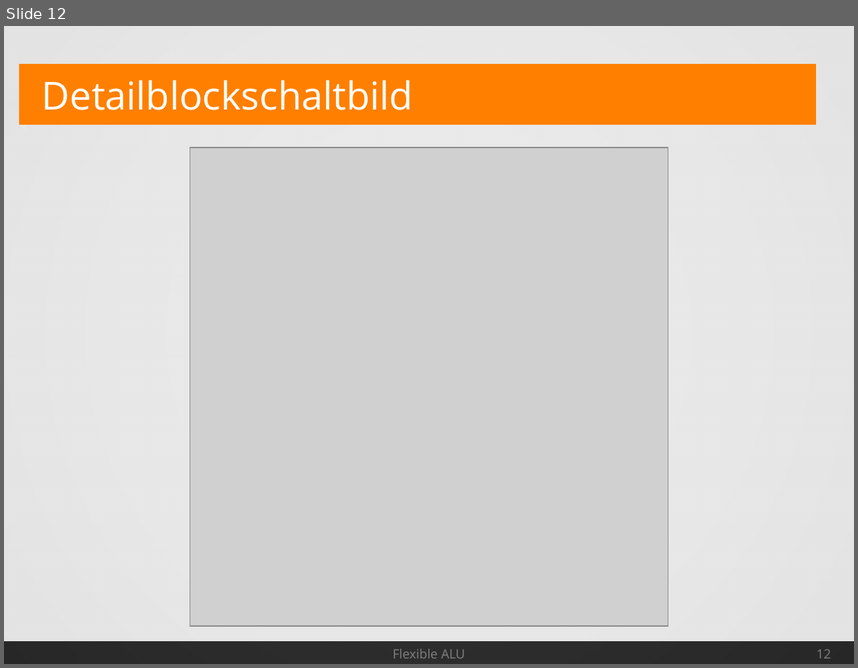
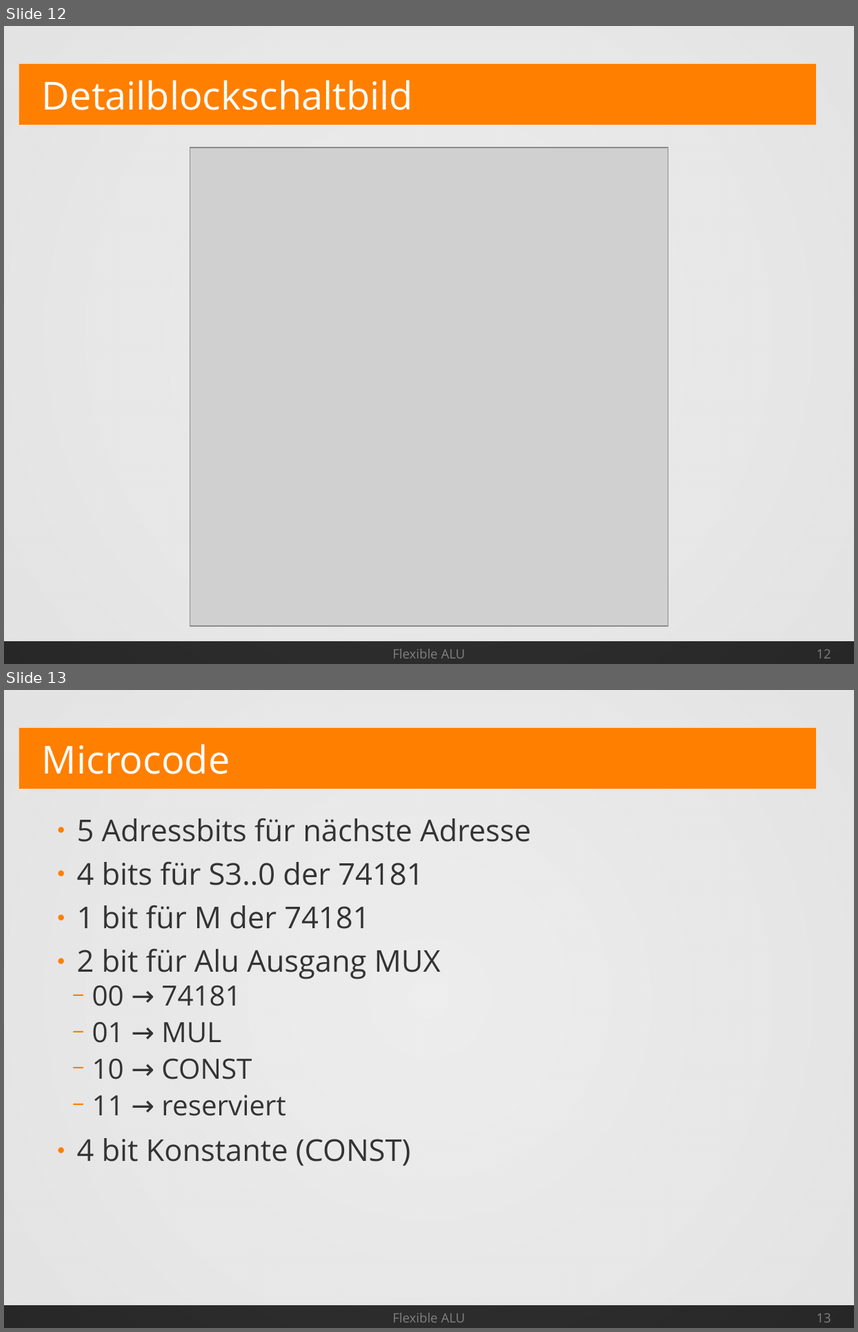
Before and after one commit to Geend/FHDWLogicWorksLib, a slide deck: alu-4/Spec/AluSpec.odp. Shown one above the other, each under a label of ours: slide 12 before the commit, slides 12 and 13 after it. The pictures are 858x668 and 858x1332 pixels, drawn with LibreOffice and Linux fonts; fonts in the diff are those of the drawing; grey boxes stand for pictures. Boxes give left, top, right and bottom in pixels: in the first picture for what was removed or moved away, otherwise in the second. Text is boxed around its words. In the diff, an @@ line names an element or a change of style, - is before the commit and + after.

```diff
--- a/alu-4/Spec/AluSpec.odp
+++ b/alu-4/Spec/AluSpec.odp
@@ slide 13 added at <box>4,690,854,1328</box>, background #FFFFFF; not listed: 4 template elements that a slide beside it also shows @@
@@ title added at <box>42,744,230,774</box>, 36 pt, text #FFFFFF @@
+Microcode
@@ text added at <box>77,818,531,1165</box>, 28 pt, text #333333 @@
+● 5 Adressbits für nächste Adresse
+● 4 bits für S3..0 der 74181
+● 1 bit für M der 74181
+● 2 bit für Alu Ausgang MUX
+  − 00 → 74181
+  − 01 → MUL
+  − 10 → CONST
+  − 11 → reserviert
+● 4 bit Konstante (CONST)
@@ text added at <box>392,1312,466,1322</box>, 12 pt, text #808080 @@
+Flexible ALU
@@ page number added at <box>817,1313,831,1322</box>, 12 pt, text #808080 @@
+13
```
Also in this commit, not shown: 4 slides changed, 1 other slide added, 1 other file.
